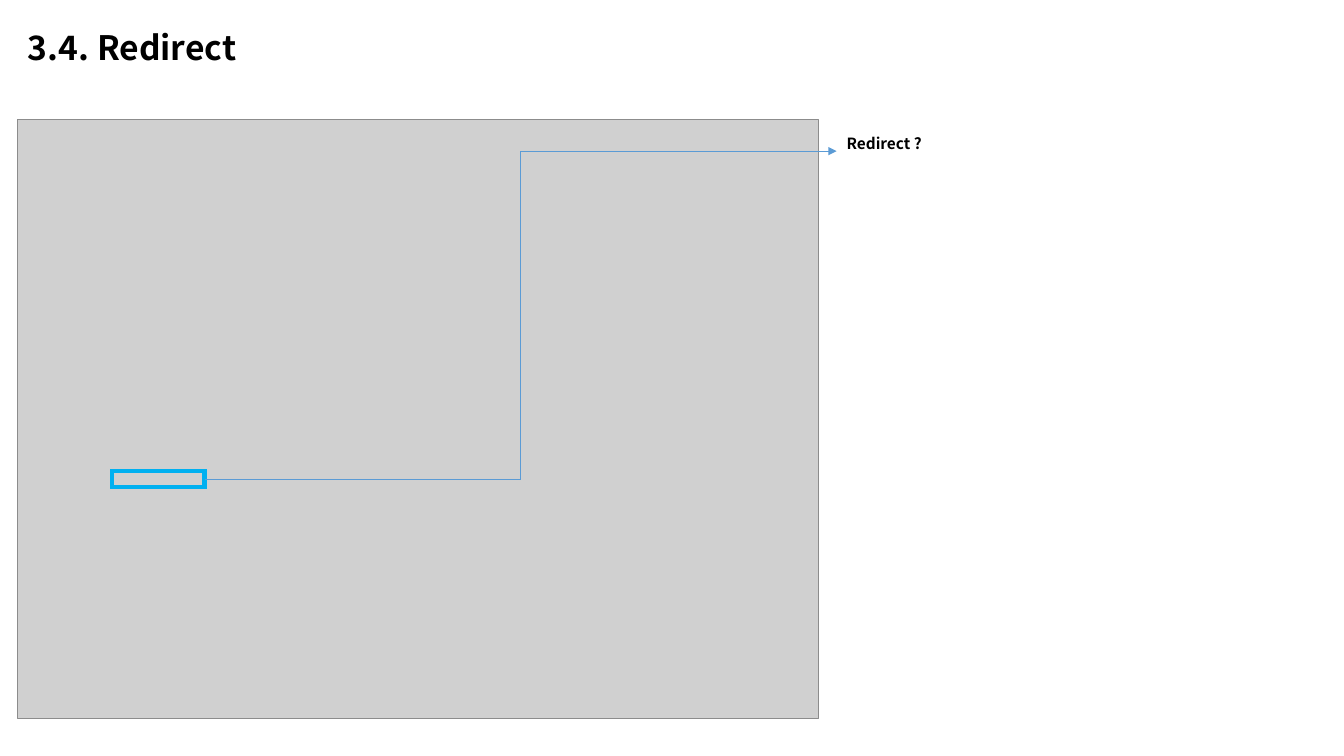
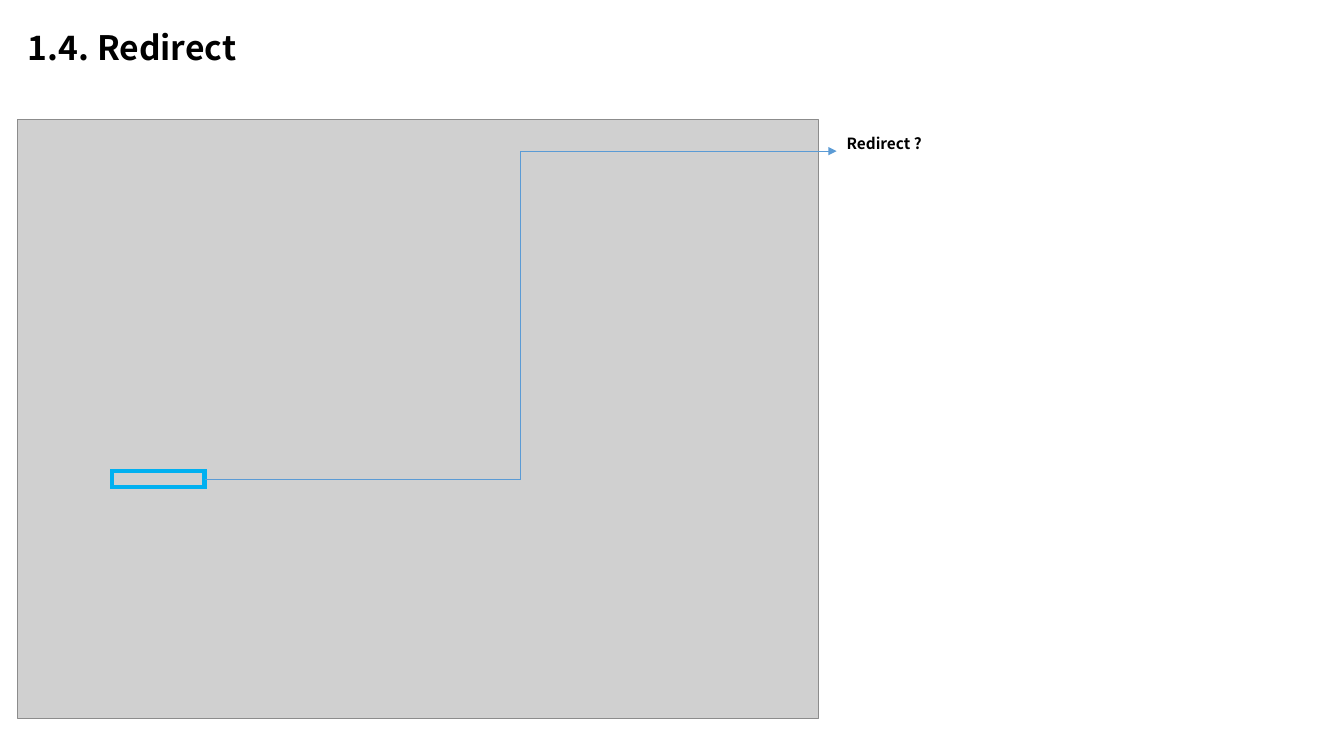
Before and after one commit to junni3h/insummnia, a slide deck: slide 16 of docs/리액트 정리.pptx (slide 13 before the commit). Drawn at 1344x756 pixels with LibreOffice and Linux fonts; fonts in the diff are those of the drawing; grey boxes stand for pictures. Boxes give left, top, right and bottom in pixels: in the first picture for what was removed or moved away, otherwise in the second. Text is boxed around its words. In the diff, an @@ line names an element or a change of style, - is before the commit and + after.

```diff
--- a/docs/리액트 정리.pptx
+++ b/docs/리액트 정리.pptx
@@ text at bbox=[28, 32, 236, 61]: text changed @@
-3.4. Redirect
+1.4. Redirect
```
Also in this commit, not shown: 12 other slides changed, 3 slides added, 18 other files.
